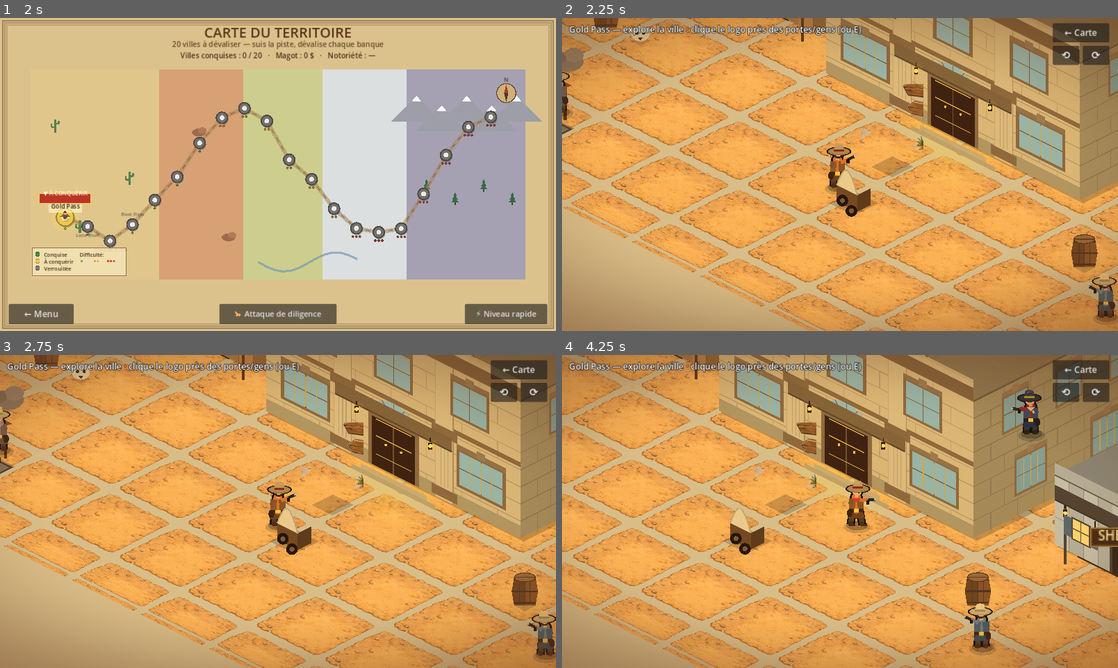
Above: before the commit, frames 1-4 (two rows, left to right).
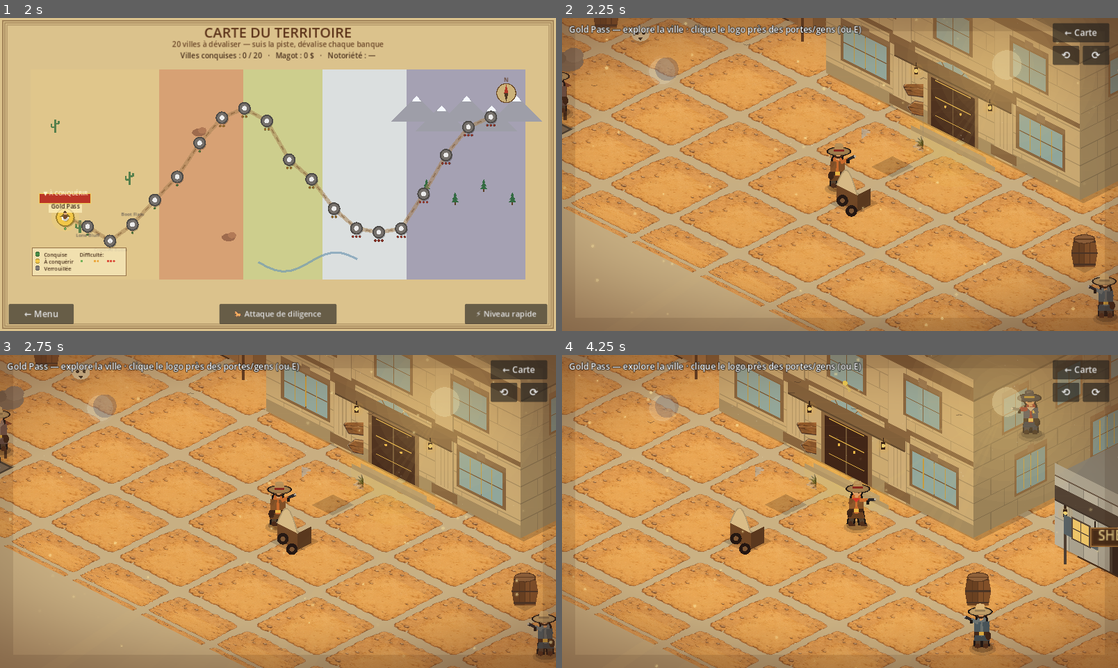
Above: after the commit, the same moments.

Repository: sebadiaz/Cowboys
Game: Godot game, scene res://scenes/Boot.tscn
Two runs of this game, one before a commit and one after it. Both use one fixed random seed, a clock stepped at 60 frames per second and the inputs below.
Inputs (mouse positions are in pixels of both pictures, inside the frame that each line leads up to):
- Up to frame 1 (2 s): tap Enter at 0.5 s; move the mouse to (400, 158) at 0.52 s; hold D (move_right) 0.53-1.25 s; hold Space (fire) 0.53-1.25 s; click (400, 158) at 0.67 s; click "🗺 JOUER — CARTE DU MONDE" at 1.25 s
- Up to frame 2 (2.25 s): click (628, 218) at 2.02 s
- Up to frame 3 (2.75 s): no input
- Up to frame 4 (4.25 s): drag from (728, 527) to (812, 574) at 2.77 s; move the mouse to (895, 442) at 3.52 s; hold D (move_right) from 3.53 s (still down); hold E (interact) from 3.53 s (still down); click (895, 442) at 3.67 s; tap Space (fire) at 3.8 s

Frame 1 is identical in both runs. In frame 2, 9.5% of the frame differs, in the area x 0-100%, y 0-100%; in frame 3, 9.2%; in frame 4, 9.8%.

Commit message:
Faire rêver : ambiance golden-hour/nuit + tir libre partout + décors mobiles
- atmosphere.gd (calque isolé, réutilisable) : rais de lumière dorés, gros halo de
  soleil, voile chaud, poussières d'or qui dansent, oiseaux au loin, et CYCLE
  jour -> golden hour -> NUIT étoilée (lune + étoiles scintillantes) piloté
  localement. Ajouté à la ville.
- Tir LIBRE partout en ville (clic/espace, visée souris) : dégaine ton six-coups
  où tu veux. Muzzle flash. Les balles descendent gardes, CHASSEURS DE PRIMES
  (mis en fuite) et posse. (Avant : tir seulement pendant le braquage.)
- Décors MOBILES : 5 tumbleweeds qui roulent au gré du vent dans la rue (rotation,
  bouclage aux bords), + l'ambiance vivante (motes, oiseaux, jour/nuit).
- Vérifié headless: tumble bouge (105px), tir spawn balles + muzzle, chasseur
  descendu (1->0), golden hour + nuit rendues. Export web OK.

Diff:
--- /dev/null
+++ b/scripts/atmosphere.gd
@@ -0,0 +1,124 @@
+extends Control
+## atmosphere.gd
+## Calque d'ambiance cinématographique plein écran (screen-space, par-dessus le
+## monde, sous l'UI). Pur visuel, isolé et réutilisable : RAIS DE LUMIÈRE dorés,
+## gros halo de soleil, poussières d'or qui dansent, oiseaux au loin, et un cycle
+## jour → golden hour → nuit étoilée piloté LOCALEMENT (toujours visible).
+
+const CYCLE := 150.0           # durée d'un cycle jour/nuit (s)
+
+var _t := 0.0
+var _day := 0.30               # 0..1 : 0/1 = nuit, 0.5 = plein jour (départ golden)
+var _motes: Array[Dictionary] = []
+var _birds: Array[Dictionary] = []
+var _stars: Array[Dictionary] = []
+var _rng := RandomNumberGenerator.new()
+
+
+func _ready() -> void:
+	set_anchors_preset(Control.PRESET_FULL_RECT)
+	mouse_filter = Control.MOUSE_FILTER_IGNORE
+	_rng.randomize()
+	for i in range(95):
+		_motes.append({"p": Vector2(_rng.randf(), _rng.randf()), "r": _rng.randf_range(1.2, 3.6),
+			"spd": _rng.randf_range(0.015, 0.05), "sway": _rng.randf_range(0.4, 1.6), "ph": _rng.randf() * TAU})
+	for i in range(5):
+		_birds.append({"p": Vector2(_rng.randf(), _rng.randf_range(0.08, 0.28)),
+			"spd": _rng.randf_range(0.03, 0.06), "ph": _rng.randf() * TAU})
+	for i in range(90):
+		_stars.append({"p": Vector2(_rng.randf(), _rng.randf_range(0.0, 0.55)),
+			"r": _rng.randf_range(0.7, 1.8), "ph": _rng.randf() * TAU})
+
+
+func _process(delta: float) -> void:
+	_t += delta
+	_day = fposmod(_day + delta / CYCLE, 1.0)
+	for m in _motes:
+		var p: Vector2 = m["p"]
+		p.y -= float(m["spd"]) * delta
+		p.x += sin(_t * float(m["sway"]) + float(m["ph"])) * 0.35 * delta
+		if p.y < -0.02:
+			p.y = 1.02
+			p.x = _rng.randf()
+		m["p"] = p
+	for b in _birds:
+		var bp: Vector2 = b["p"]
+		bp.x += float(b["spd"]) * delta
+		if bp.x > 1.12:
+			bp.x = -0.12
+			bp.y = _rng.randf_range(0.08, 0.28)
+		b["p"] = bp
+	queue_redraw()
+
+
+## Intensité de nuit 0..1 (nuit autour de _day≈0 et ≈1).
+func _night() -> float:
+	return clampf(pow((cos(_day * TAU) + 1.0) * 0.5, 1.4), 0.0, 1.0)
+
+
+## Chaleur "golden hour" 0..1 (max au lever/coucher).
+func _golden() -> float:
+	return clampf(1.0 - absf(sin(_day * TAU)) , 0.0, 1.0)
+
+
+func _draw() -> void:
+	var s := size if size.x > 1.0 else get_viewport_rect().size
+	var night := _night()
+	var gold := _golden()
+	var day := 1.0 - night
+	var sun := Vector2(s.x * 0.80, s.y * 0.15)
+
+	# --- Rais de lumière (god rays) depuis le soleil ---
+	var ray_a := 0.07 * day + 0.05 * gold
+	for i in range(7):
+		var base := PI * 0.62 + i * 0.10 + sin(_t * 0.15 + i) * 0.015
+		var spread := 0.022 + 0.01 * sin(_t * 0.2 + i * 1.7)
+		var d1 := Vector2.RIGHT.rotated(base - spread)
+		var d2 := Vector2.RIGHT.rotated(base + spread)
+		var L := s.length() * 1.3
+		draw_colored_polygon(PackedVector2Array([sun, sun + d1 * L, sun + d2 * L]),
+				Color(1.0, 0.82, 0.45, ray_a * (0.6 + 0.4 * sin(_t * 0.5 + i))))
+
+	# --- Gros halo de soleil ---
+	for g in range(9):
+		draw_circle(sun, 230.0 - g * 24.0, Color(1.0, 0.84, 0.48, 0.055 * day))
+	draw_circle(sun, 34.0, Color(1.0, 0.94, 0.7, 0.5 * day))
+
+	# --- Dégradé chaud qui descend du haut ---
+	var bands := 16
+	for i in range(bands):
+		var f := float(i) / bands
+		draw_rect(Rect2(0, f * s.y * 0.6, s.x, s.y * 0.6 / bands + 1.0),
+				Color(1.0, 0.66 + 0.1 * gold, 0.34, 0.07 * (1.0 - f) * day))
+
+	# --- Nuit : voile bleu + étoiles + lune ---
+	if night > 0.03:
+		draw_rect(Rect2(0, 0, s.x, s.y), Color(0.07, 0.11, 0.30, 0.40 * night))
+		for st in _stars:
+			var sp: Vector2 = (st["p"] as Vector2) * s
+			var tw := 0.5 + 0.5 * sin(_t * 2.5 + float(st["ph"]))
+			draw_circle(sp, float(st["r"]), Color(1, 1, 0.93, tw * night))
+		var moon := Vector2(s.x * 0.18, s.y * 0.17)
+		draw_circle(moon, 30.0, Color(0.96, 0.96, 0.86, night))
+		draw_circle(moon, 36.0, Color(0.9, 0.9, 1.0, 0.18 * night))
+		draw_circle(moon + Vector2(11, -5), 27.0, Color(0.07, 0.11, 0.30, night))
+
+	# --- Oiseaux lointains ---
+	for b in _birds:
+		var bp: Vector2 = (b["p"] as Vector2) * s
+		var flap := sin(_t * 6.0 + float(b["ph"])) * 4.0
+		var c := Color(0.15, 0.10, 0.08, 0.45 * day)
+		draw_line(bp + Vector2(-8, flap), bp, c, 1.6)
+		draw_line(bp, bp + Vector2(8, flap), c, 1.6)
+
+	# --- Poussières d'or qui dansent ---
+	for m in _motes:
+		var mp: Vector2 = (m["p"] as Vector2) * s
+		var tw2 := 0.4 + 0.4 * sin(_t * 2.0 + float(m["ph"]))
+		var a := tw2 * (0.7 - night * 0.35)
+		var rr := float(m["r"])
+		draw_circle(mp, rr + 2.5, Color(1.0, 0.85, 0.5, a * 0.25))    # halo
+		draw_circle(mp, rr, Color(1.0, 0.93, 0.66, a))               # cœur
+
+	# --- Vignette chaude légère ---
+	draw_rect(Rect2(Vector2.ZERO, s), Color(0.18, 0.09, 0.04, 0.12), false, 60.0)
--- a/scripts/town.gd
+++ b/scripts/town.gd
@@ -69,7 +69,9 @@
 var _pmax := 5
 var _php_dmg_cd := 0.0
 var _fire_cd := 0.0
+var _muzzle_t := 0.0                 # flash de bouche
 var _hp_label: Label
+var _tumble: Array[Dictionary] = []  # tumbleweeds qui roulent (décor mobile)
 
 const HORSE_LINES := ["Un fier mustang, prêt à filer après le coup.",
 	"*hennissement* Doux, mon beau...", "Ce cheval ferait une belle monture de fuite."]
@@ -156,6 +158,12 @@
 	mat.shader = sh
 	rect.material = mat
 	layer.add_child(rect)
+	# Calque "golden hour" : poussières d'or, halo de soleil, oiseaux, nuit étoilée.
+	var atmo := Control.new()
+	atmo.set_script(load("res://scripts/atmosphere.gd"))
+	atmo.set_anchors_preset(Control.PRESET_FULL_RECT)
+	atmo.mouse_filter = Control.MOUSE_FILTER_IGNORE
+	layer.add_child(atmo)
 	add_child(layer)
 
 
@@ -293,6 +301,13 @@
 		_horses.append(hp)
 		_foots.append(Rect2(hp - Vector2(17, 12), Vector2(34, 24)))
 
+	# Tumbleweeds qui roulent dans la rue (décor mobile, sans collision).
+	for k in range(5):
+		_tumble.append({
+			"pos": Vector2(randf_range(FLOOR.position.x, FLOOR.end.x), randf_range(1150.0, 1420.0)),
+			"vel": Vector2(randf_range(70.0, 150.0) * (1.0 if randf() < 0.7 else -1.0), randf_range(-12.0, 12.0)),
+			"spin": 0.0})
+
 	# Gardes postés DANS la banque (ripostent quand on force le coffre).
 	_pmax = (5 if GameManager.assist else 3) + SaveManager.hp_bonus()
 	_php = _pmax
@@ -381,6 +396,8 @@
 		_update_interaction()
 		_update_commerce_card()
 		_update_bank_heist(delta)
+		_update_town_combat(delta)
+	_update_tumble(delta)
 	for n in _npcs:
 		NpcAI.update(n, delta, _blocked, _rng)
 	# Chasseurs de primes (lot 14) : traque active si la prime est haute.
@@ -830,11 +847,8 @@
 			_vault_prog = minf(1.0, _vault_prog + delta / (3.0 * SaveManager.safe_mult()))
 			if _vault_prog >= 1.0:
 				_crack_vault(bank)
-	# Combat (uniquement si l'alarme a sonné).
+	# Combat des GARDES (uniquement si l'alarme a sonné).
 	if _alarm_on:
-		_php_dmg_cd = maxf(0.0, _php_dmg_cd - delta)
-		_fire_cd = maxf(0.0, _fire_cd - delta)
-		# Gardes : tirent sur le joueur tant qu'il est dans la banque.
 		for g in _bank_guards:
 			if not g["alive"]:
 				continue
@@ -844,15 +858,6 @@
 			if in_bank and float(g["fire_cd"]) <= 0.0 and to.length() < 460.0:
 				_town_bullets.append({"pos": g["pos"], "vel": to.normalized() * 620.0, "friendly": false, "life": 1.0})
 				g["fire_cd"] = (2.0 if GameManager.assist else 1.4)
-		# Tir du joueur (clic / espace) vers la souris (ou le cap).
-		if InputManager.is_fire_pressed() and _fire_cd <= 0.0 and not _horse_ctrl.mounted:
-			var aim := _aim_world() - _player_pos
-			if aim.length() < 1.0:
-				aim = _facing
-			_town_bullets.append({"pos": _player_pos + aim.normalized() * 16.0, "vel": aim.normalized() * 760.0, "friendly": true, "life": 1.0})
-			_fire_cd = 0.32
-			AudioManager.play("click")
-		_advance_town_bullets(delta)
 		# L'alarme se calme : tous les gardes au sol, OU coffre fait + loin de la banque.
 		var calm := not _any_guard_alive() and _town_bullets.is_empty()
 		calm = calm or (_heist_done and _player_pos.distance_to(_bank_center) > 750.0)
@@ -867,6 +872,41 @@
 			_hp_label.text = s
 		elif _hp_label.text != "":
 			_hp_label.text = ""
+
+
+## Tir LIBRE partout en ville (clic / espace), visée à la souris. Dégaine ton
+## six-coups où tu veux : tu peux descendre gardes, chasseurs de primes, posse.
+func _update_town_combat(delta: float) -> void:
+	_fire_cd = maxf(0.0, _fire_cd - delta)
+	_php_dmg_cd = maxf(0.0, _php_dmg_cd - delta)
+	_muzzle_t = maxf(0.0, _muzzle_t - delta)
+	if InputManager.is_fire_pressed() and _fire_cd <= 0.0 and not _horse_ctrl.mounted and not _shopping:
+		var aim := _aim_world() - _player_pos
+		if aim.length() < 1.0:
+			aim = _facing
+		aim = aim.normalized()
+		_facing = aim
+		_town_bullets.append({"pos": _player_pos + aim * 18.0, "vel": aim * 820.0, "friendly": true, "life": 1.1})
+		_fire_cd = 0.30
+		_muzzle_t = 0.06
+		AudioManager.play("click")
+	if not _town_bullets.is_empty():
+		_advance_town_bullets(delta)
+
+
+## Tumbleweeds : roulent au gré du vent, rebondissent doucement, bouclent aux bords.
+func _update_tumble(delta: float) -> void:
+	for w in _tumble:
+		var p: Vector2 = w["pos"]
+		p += (w["vel"] as Vector2) * delta
+		w["spin"] = float(w["spin"]) + (w["vel"] as Vector2).x * delta * 0.05
+		if p.x < FLOOR.position.x - 60.0:
+			p.x = FLOOR.end.x + 40.0
+			p.y = randf_range(1150.0, 1420.0)
+		elif p.x > FLOOR.end.x + 60.0:
+			p.x = FLOOR.position.x - 40.0
+			p.y = randf_range(1150.0, 1420.0)
+		w["pos"] = p
 
 
 func _aim_world() -> Vector2:
@@ -897,6 +937,21 @@
 					if int(g["hp"]) <= 0:
 						g["alive"] = false
 					break
+			# Chasseurs de primes : une balle bien placée les met en fuite.
+			if not hit:
+				for hu in _wanted.hunters:
+					if (hu["pos"] as Vector2).distance_to(b["pos"]) < 22.0:
+						_wanted.hunters.erase(hu)
+						_wanted.grace = 3.0
+						hit = true
+						break
+			# Posse (lois lancées après un braquage).
+			if not hit:
+				for p in _posse:
+					if (p["pos"] as Vector2).distance_to(b["pos"]) < 22.0:
+						_posse.erase(p)
+						hit = true
+						break
 		else:
 			if _php_dmg_cd <= 0.0 and _player_pos.distance_to(b["pos"]) < 20.0:
 				_hurt_player()
@@ -1040,6 +1095,8 @@
 	for g in _bank_guards:
 		if g["alive"]:
 			items.append({"d": Iso.depth(g["pos"]), "k": "bankguard", "o": g})
+	for w in _tumble:
+		items.append({"d": Iso.depth(w["pos"]), "k": "tumble", "o": w})
 	items.append({"d": Iso.depth(_player_pos), "k": "me", "o": null})
 	items.sort_custom(func(a, b): return a["d"] < b["d"])
 	for it in items:
@@ -1069,6 +1126,7 @@
 			"hunter": _draw_hunter(it["o"])
 			"law": _draw_lawman(it["o"])
 			"bankguard": _draw_bank_guard(it["o"])
+			"tumble": _draw_tumble(it["o"])
 			"me": _draw_me()
 	# Barre de crochetage du coffre, au-dessus de la banque.
 	_draw_vault_progress()
@@ -1999,6 +2057,24 @@
 		return
 	CharacterArt.draw_person(self, Iso.project(_player_pos), f, CharacterArt.hero_palette(),
 			false, false, _walk, 0.0, 0.0)
+	# Flash de bouche quand on tire.
+	if _muzzle_t > 0.0:
+		var mz := Iso.project(_player_pos) + f * 20.0 + Vector2(0, -16)
+		draw_circle(mz, 8.0, Color(1.0, 0.9, 0.5, 0.9))
+		draw_circle(mz, 4.0, Color(1.0, 1.0, 0.8))
+
+
+## Tumbleweed qui roule (boule de brindilles qui tourne).
+func _draw_tumble(w: Dictionary) -> void:
+	var base := Iso.project(w["pos"])
+	var sp: float = w["spin"]
+	draw_colored_polygon(_diamond_shadow(base, 12.0), Color(0, 0, 0, 0.16))
+	var col := Color(0.62, 0.5, 0.28)
+	draw_arc(base + Vector2(0, -10), 11.0, 0, TAU, 14, col, 2.0)
+	for k in range(7):
+		var a := sp + TAU * k / 7.0
+		draw_line(base + Vector2(0, -10), base + Vector2(0, -10) + Vector2.RIGHT.rotated(a) * 11.0,
+				col.lightened(0.1 if k % 2 == 0 else 0.0), 1.5)
 
 
 ## Chasseur de primes : silhouette en manteau sombre + étoile/marqueur rouge.
